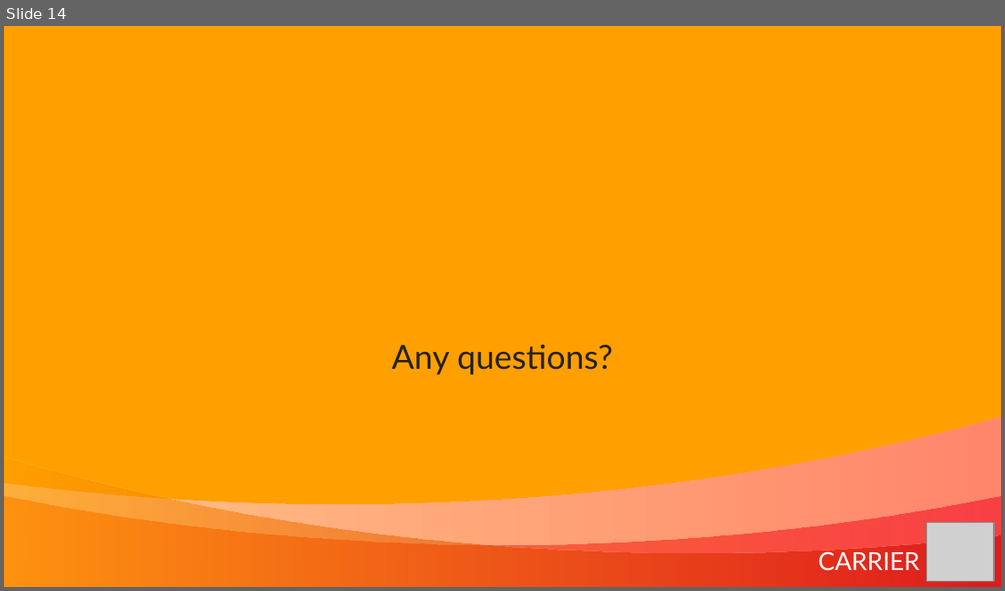
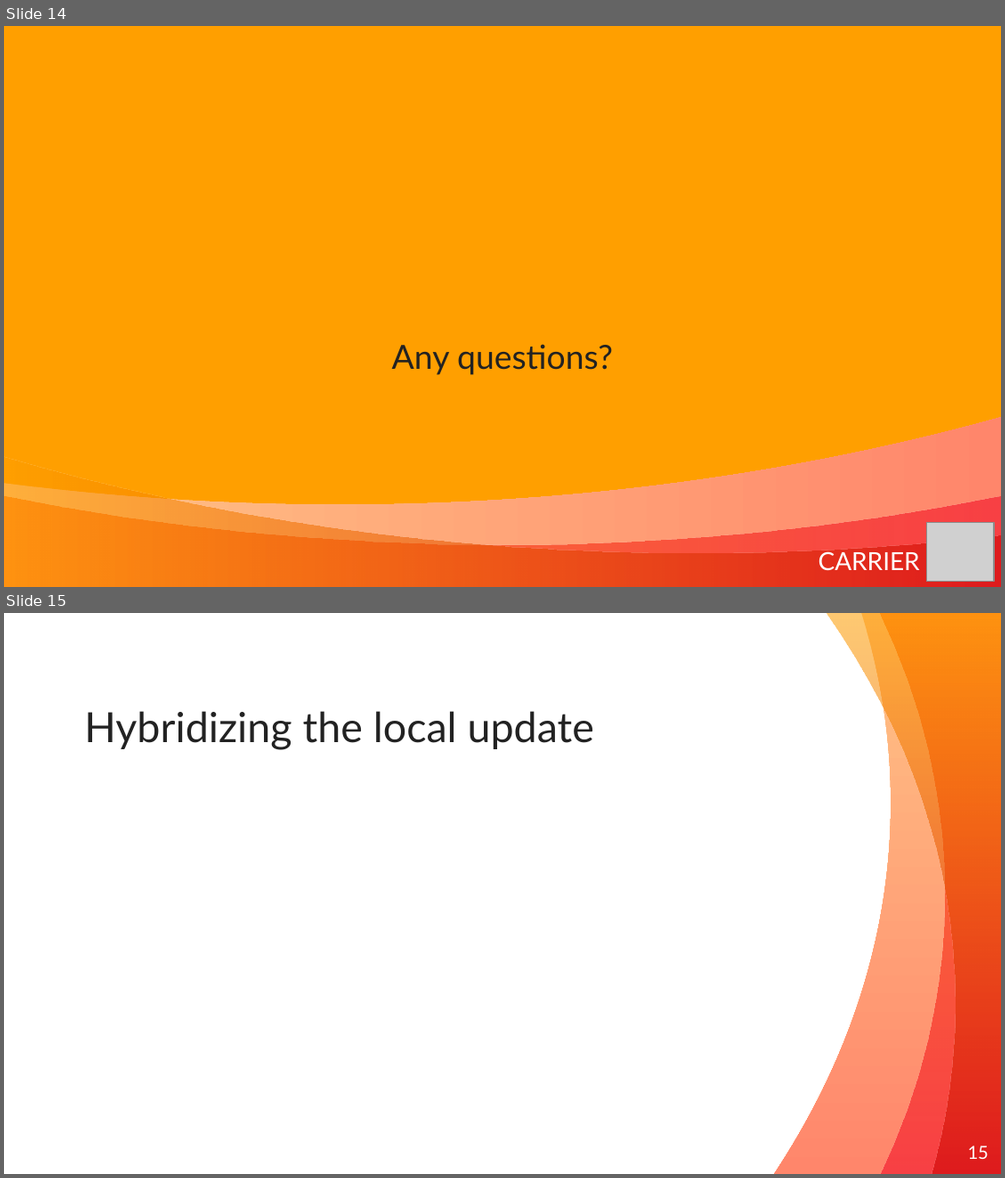
Before and after one commit to CARRIER-project/verticox, a slide deck: Verticox.pptx. Shown one above the other, each under a label of ours: slide 14 before the commit, slides 14 and 15 after it. The pictures are 1005x591 and 1005x1178 pixels, drawn with LibreOffice and Linux fonts; fonts in the diff are those of the drawing; grey boxes stand for pictures. Boxes give left, top, right and bottom in pixels: in the first picture for what was removed or moved away, otherwise in the second. Text is boxed around its words. In the diff, an @@ line names an element or a change of style, - is before the commit and + after.

```diff
--- a/Verticox.pptx
+++ b/Verticox.pptx
@@ slide 15 added at (x1=4, y1=613, x2=1001, y2=1174), background #FFFFFF @@
@@ freeform shape added at (x1=773, y1=613, x2=1001, y2=1174), fill gradient #FFC486 to #FF866B @@
@@ freeform shape added at (x1=826, y1=613, x2=1001, y2=1174), fill gradient #FF9F00 to #CC0000 @@
@@ freeform shape added at (x1=879, y1=613, x2=1001, y2=1174), fill gradient #F20122 to #FF6A00 @@
@@ title added at (x1=84, y1=711, x2=594, y2=750), 30 pt, text #222222 @@
+Hybridizing the local update
@@ page number added at (x1=968, y1=1145, x2=988, y2=1159), 13 pt, text #FFFFFF @@
+15
```
Also in this commit, not shown: 1 slide changed, 1 other slide added.
